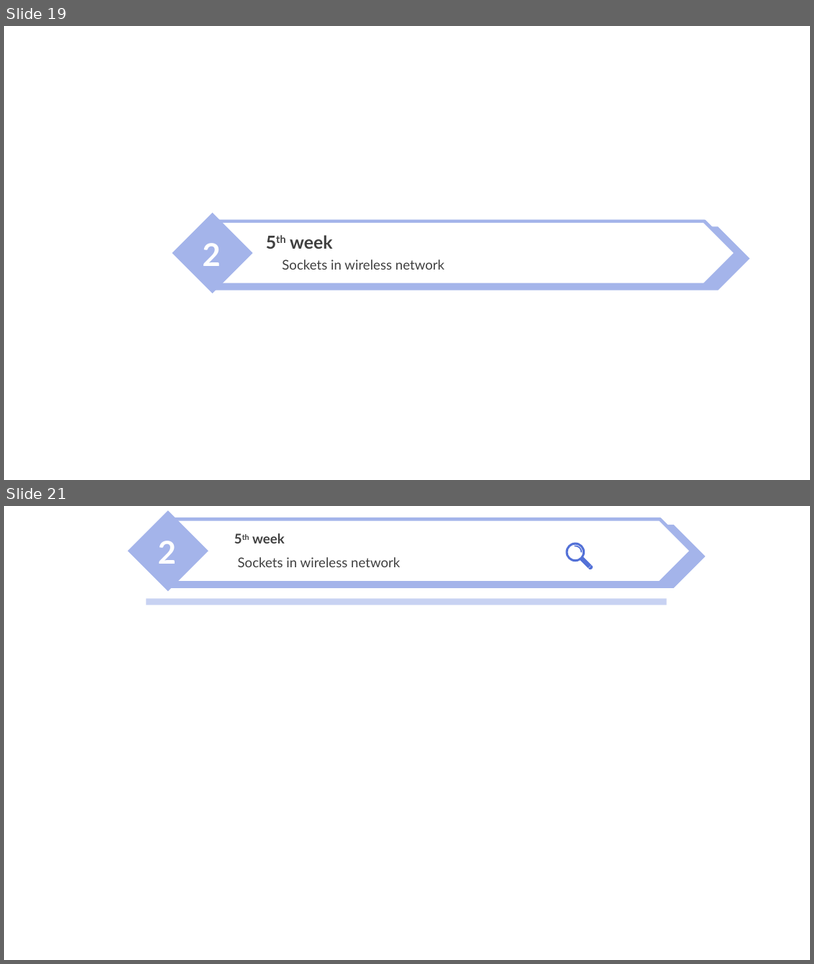
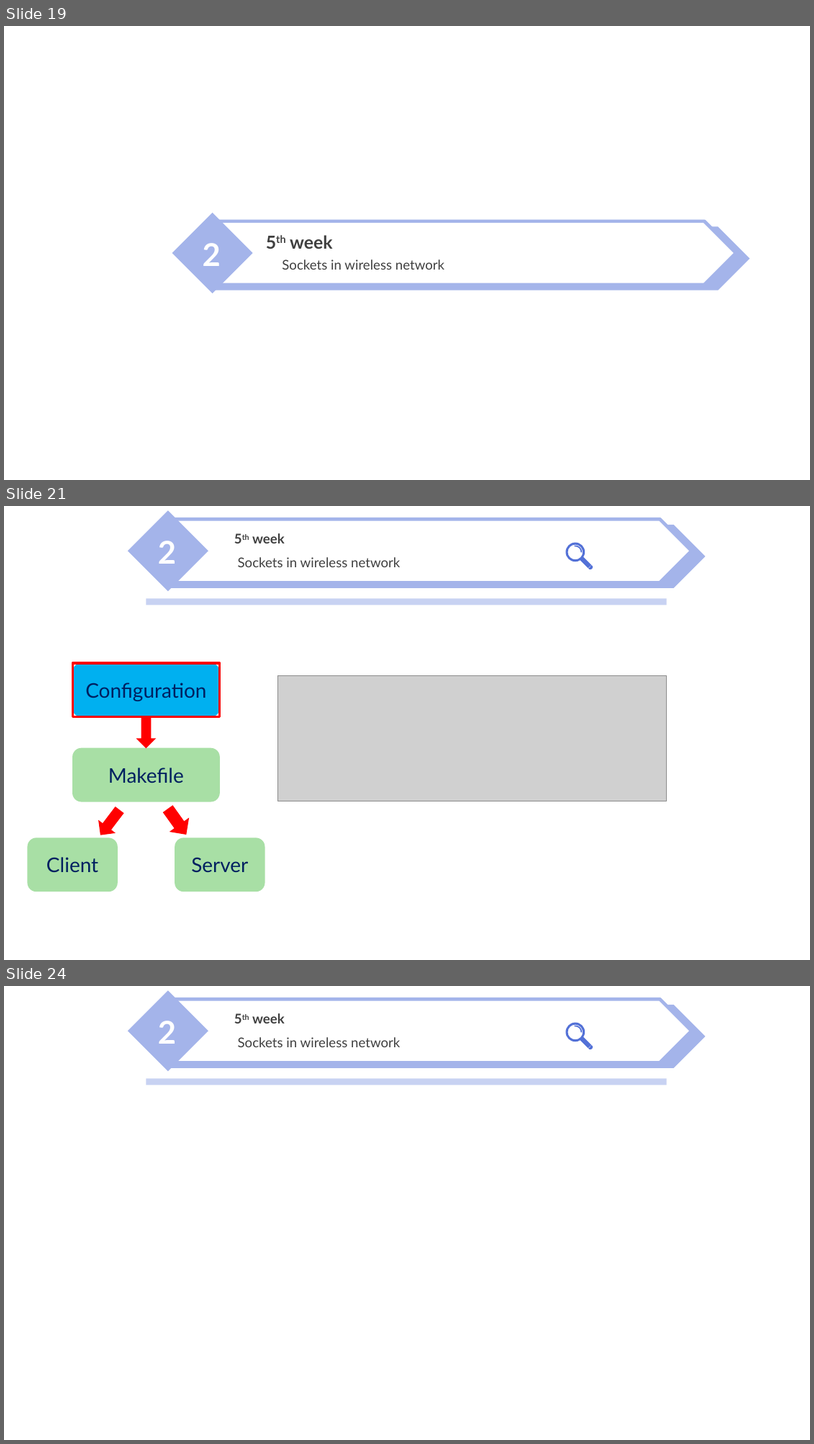
Before and after one commit to nicesick/Prototyping-Delay-Aware-V2X-Safe-Communications, a slide deck: presentation/presentation_2.pptx. Shown one above the other, each under a label of ours: slides 19 and 21 before the commit, slides 19, 21 and 24 after it; the slides between them are not shown. The pictures are 814x964 and 814x1444 pixels, drawn with LibreOffice and Linux fonts; fonts in the diff are those of the drawing; grey boxes stand for pictures; background and template pictures are left out. Boxes give left, top, right and bottom in pixels: in the first picture for what was removed or moved away, otherwise in the second. Text is boxed around its words. In the diff, an @@ line names an element or a change of style, - is before the commit and + after.

```diff
--- a/presentation/presentation_2.pptx
+++ b/presentation/presentation_2.pptx
@@ slide 21 added at (x1=4, y1=506, x2=810, y2=960), background picture (left out) @@
@@ freeform shape added at (x1=566, y1=543, x2=597, y2=574), fill #5371D7 @@
@@ group added at (x1=128, y1=511, x2=705, y2=592): 3 texts, 2 pentagon arrows, 1 diamond @@
+2
+5th week
+Sockets in wireless network
@@ rectangle added at (x1=146, y1=599, x2=667, y2=605), fill #C8D2F2 @@
@@ rectangle added at (x1=72, y1=663, x2=220, y2=716), outline #FF0000 2 pt @@
@@ picture added at (x1=278, y1=675, x2=667, y2=800) @@
@@ group added at (x1=27, y1=663, x2=265, y2=891): 4 rounded rectangles, 3 down arrows @@
+Configuration
+Makefile
+Client
+Server
@@ what was slide 21 is now slide 24 @@
```
Also in this commit, not shown: 1 slide changed, 6 other slides added, 3 other files.
